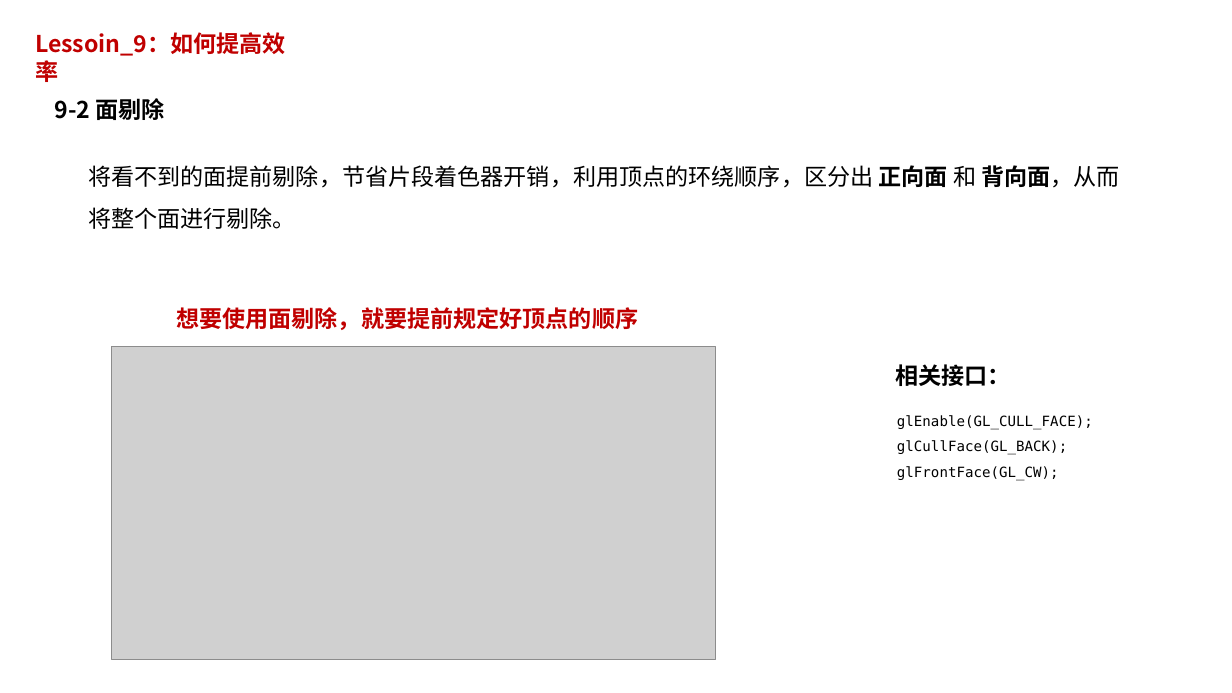
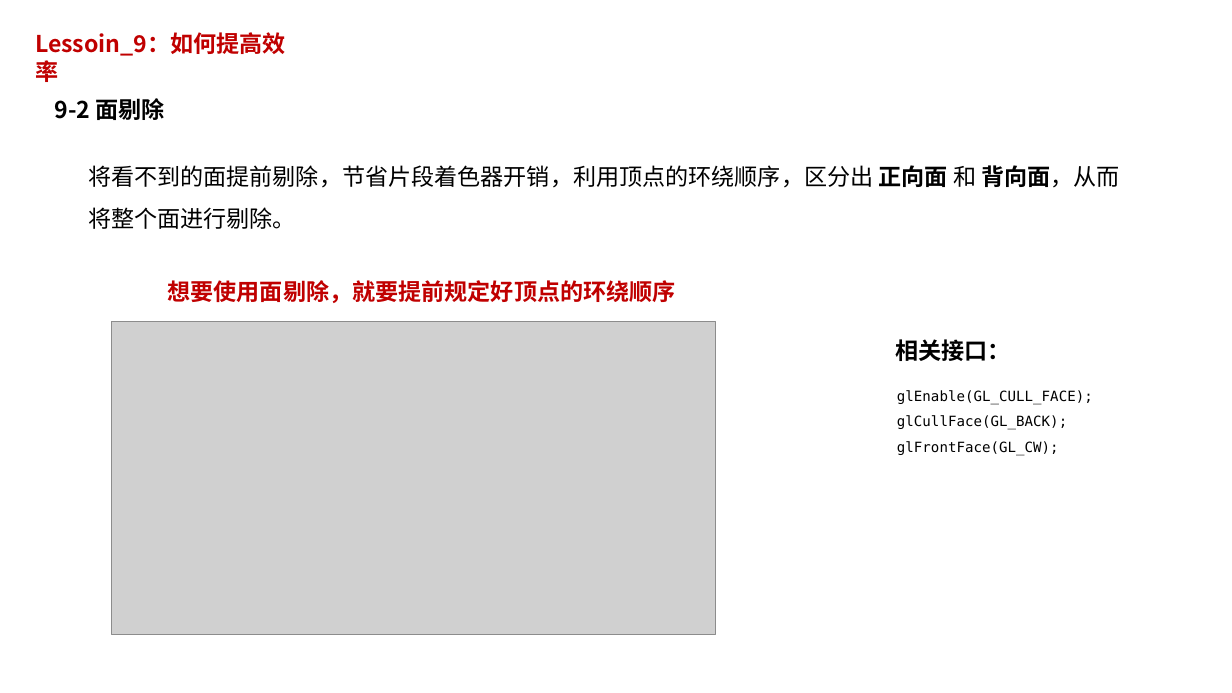
Before and after one commit to pczpcz/OpenglLearning, a slide deck: slide 21 of note/note.pptx. Drawn at 1232x693 pixels with LibreOffice and Linux fonts; fonts in the diff are those of the drawing; grey boxes stand for pictures. Boxes give left, top, right and bottom in pixels: in the first picture for what was removed or moved away, otherwise in the second. Text is boxed around its words. In the diff, an @@ line names an element or a change of style, - is before the commit and + after.

```diff
--- a/note/note.pptx
+++ b/note/note.pptx
@@ text at (x1=168, y1=280, x2=676, y2=303): text changed @@
-想要使用面剔除，就要提前规定好顶点的顺序
+想要使用面剔除，就要提前规定好顶点的环绕顺序
@@ 2 texts, 1 picture moved together from (x1=112, y1=347, x2=1093, y2=660) to (x1=112, y1=322, x2=1093, y2=635) @@
```
Also in this commit, not shown: 3 other slides changed, 4 slides added.
